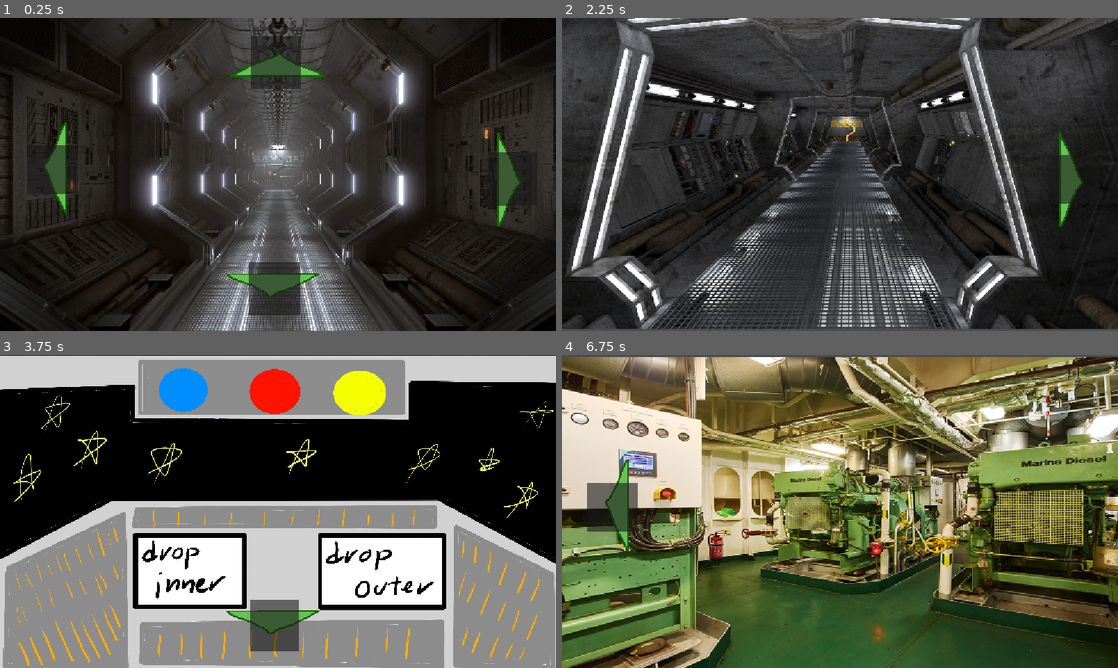
Above: before the commit, frames 1-4 (two rows, left to right).
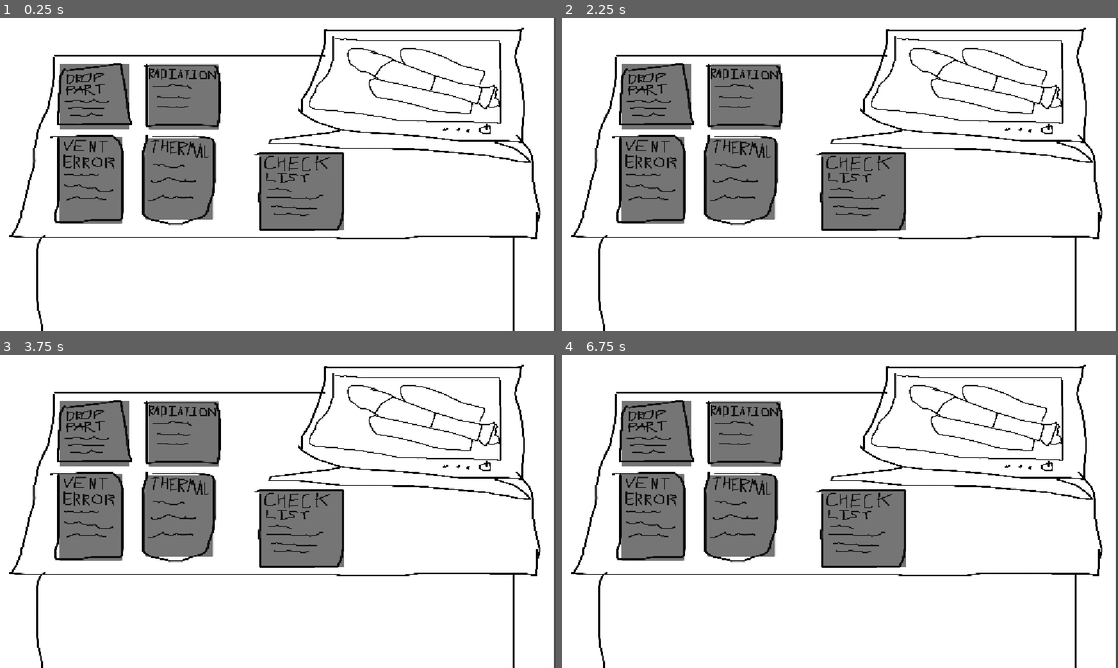
Above: after the commit, the same moments.

Repository: Milkprovidescalcium/game-jam-2026
Game: Godot game, scene res://scenes/ground_control/ground_control.tscn
Two runs of this game, one before a commit and one after it. Both use one fixed random seed, a clock stepped at 60 frames per second and the inputs below. Before the commit the project starts from res://scenes/ship/Body.tscn. The engine's default icon, where the game draws it, is replaced by a stand-in: a white triangle on a blue panel in a dark square.
Inputs (mouse positions are in pixels of both pictures, inside the frame that each line leads up to):
- Up to frame 1 (0.25 s): no input
- Up to frame 2 (2.25 s): click (612, 168) at 0.52 s; click (1073, 180) at 1.27 s; click (612, 168) at 2.02 s
- Up to frame 3 (3.75 s): click (511, 517) at 2.77 s; click (278, 398) at 3.52 s
- Up to frame 4 (6.75 s): click (834, 627) at 4.27 s; click (840, 398) at 5.02 s; click (834, 627) at 5.77 s; click (1073, 514) at 6.52 s

The runs differ from the first frame. In frame 1, 97% of the frame differs, in the area x 0-100%, y 0-100%; in frame 2, 97%; in frame 3, 88%; in frame 4, 98%.

Commit message:
Updated scroll speed for paper viewing

Diff:
--- a/project.godot
+++ b/project.godot
@@ -11,7 +11,7 @@
 [application]
 
 config/name="game_jam_2026"
-run/main_scene="uid://ba1kpg2smfr1f"
+run/main_scene="uid://cnkp1d1wsq1ya"
 config/features=PackedStringArray("4.7", "Forward Plus")
 config/icon="res://icon.svg"
 
--- a/scenes/ground_control/checklist_node.gd
+++ b/scenes/ground_control/checklist_node.gd
@@ -35,7 +35,7 @@
 
 	onScreen = false
 
-var scroll_speed = 10
+var scroll_speed = 50
 
 
 func _sprite_top() -> float: #calculates the top of the sprite
--- a/scenes/ground_control/instructions_node.gd
+++ b/scenes/ground_control/instructions_node.gd
@@ -35,7 +35,7 @@
 
 	onScreen = false
 
-var scroll_speed = 10
+var scroll_speed = 50
 func _sprite_top() -> float: #calculates the top of the sprite
 	return sprite.global_position.y - sprite.texture.get_height() * sprite.global_scale.y
 
